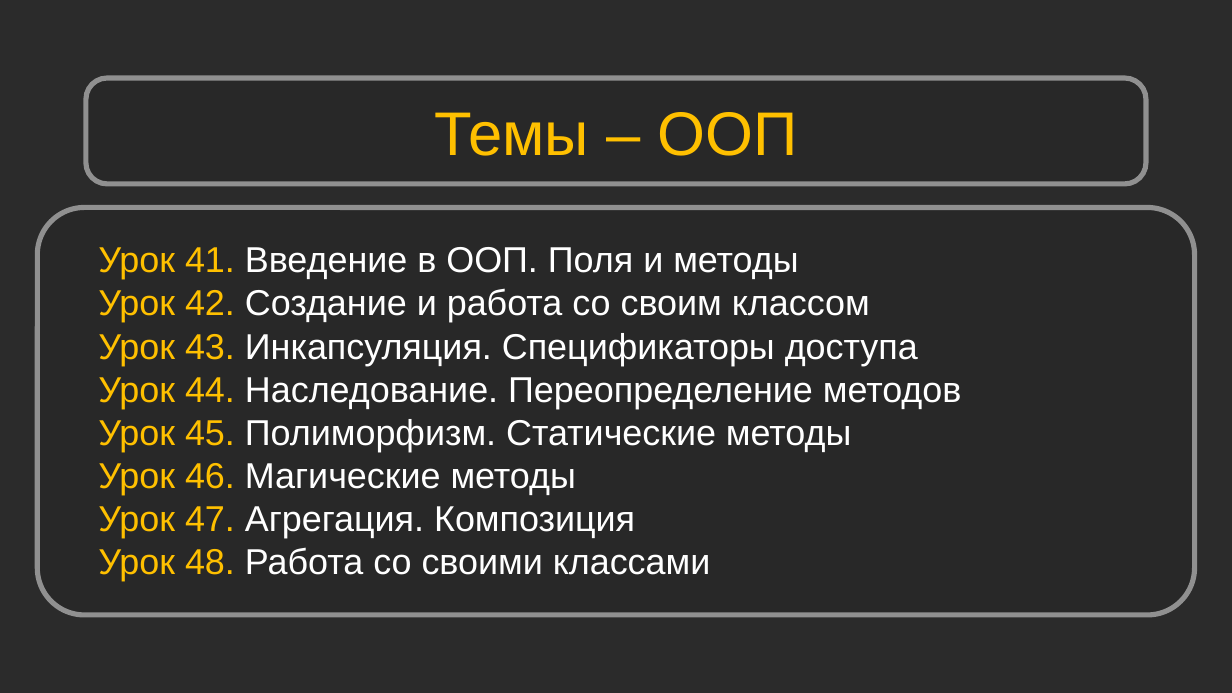
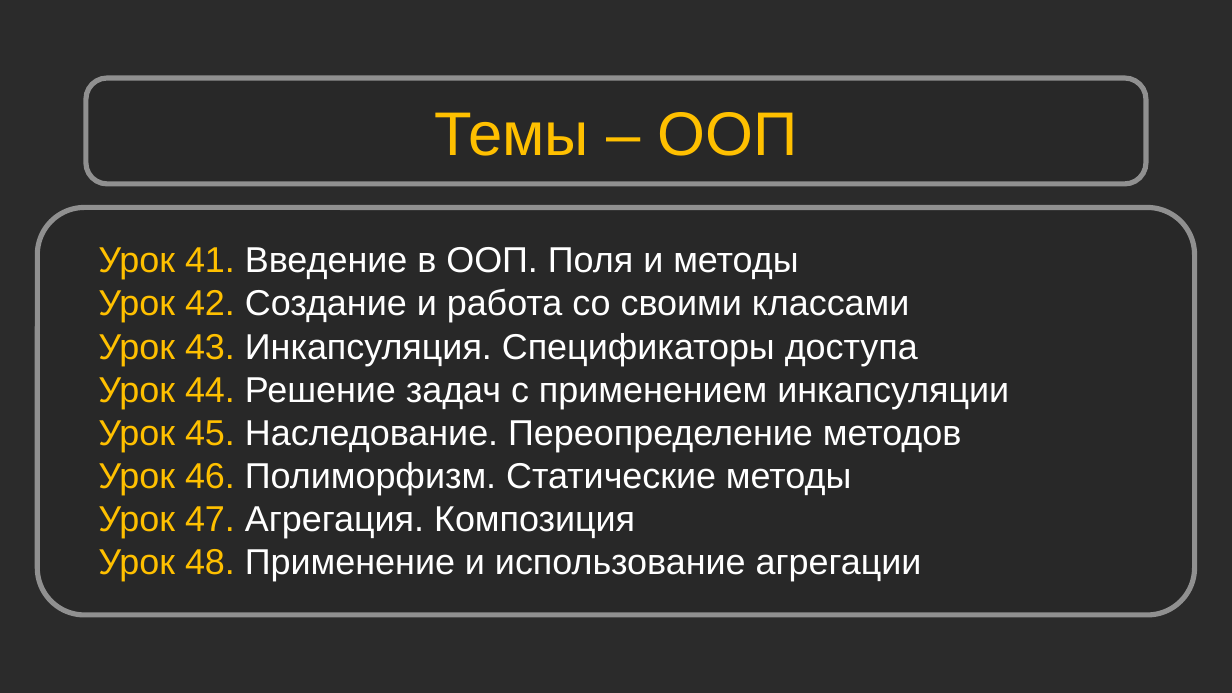
Before and after one commit to Shikonohito/Python_Bootcamp, a slide deck: slide 11 of Урок 01. Mystat. Microsoft Teams/Урок 1. Mystat. Microsoft Teams.pptx. Drawn at 1232x693 pixels with LibreOffice and Linux fonts; fonts in the diff are those of the drawing; background and template pictures are left out; a plain dark background stands for a picture behind light text. Boxes give left, top, right and bottom in pixels: in the first picture for what was removed or moved away, otherwise in the second. Text is boxed around its words. In the diff, an @@ line names an element or a change of style, - is before the commit and + after.

```diff
--- a/Урок 01. Mystat. Microsoft Teams/Урок 1. Mystat. Microsoft Teams.pptx
+++ b/Урок 01. Mystat. Microsoft Teams/Урок 1. Mystat. Microsoft Teams.pptx
@@ text at (x1=98, y1=288, x2=910, y2=322): text changed @@
-Урок 42. Создание и работа со своим классом
+Урок 42. Создание и работа со своими классами
@@ text at (x1=98, y1=377, x2=1009, y2=495): text changed @@
-Урок 44. Наследование. Переопределение методов
-Урок 45. Полиморфизм. Статические методы
-Урок 46. Магические методы
+Урок 44. Решение задач с применением инкапсуляции
+Урок 45. Наследование. Переопределение методов
+Урок 46. Полиморфизм. Статические методы
@@ text at (x1=98, y1=549, x2=922, y2=581): text changed @@
-Урок 48. Работа со своими классами
+Урок 48. Применение и использование агрегации
```
Also in this commit, not shown: 3 other files.
